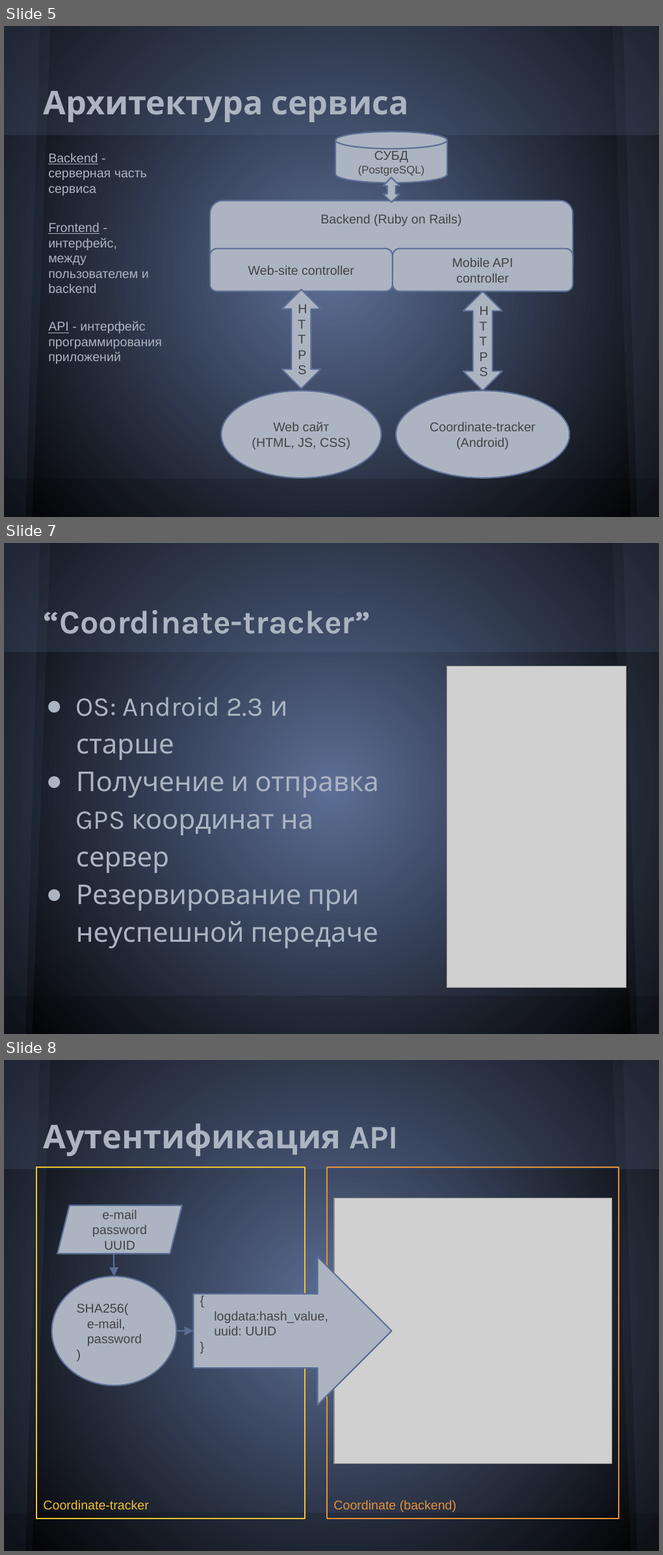
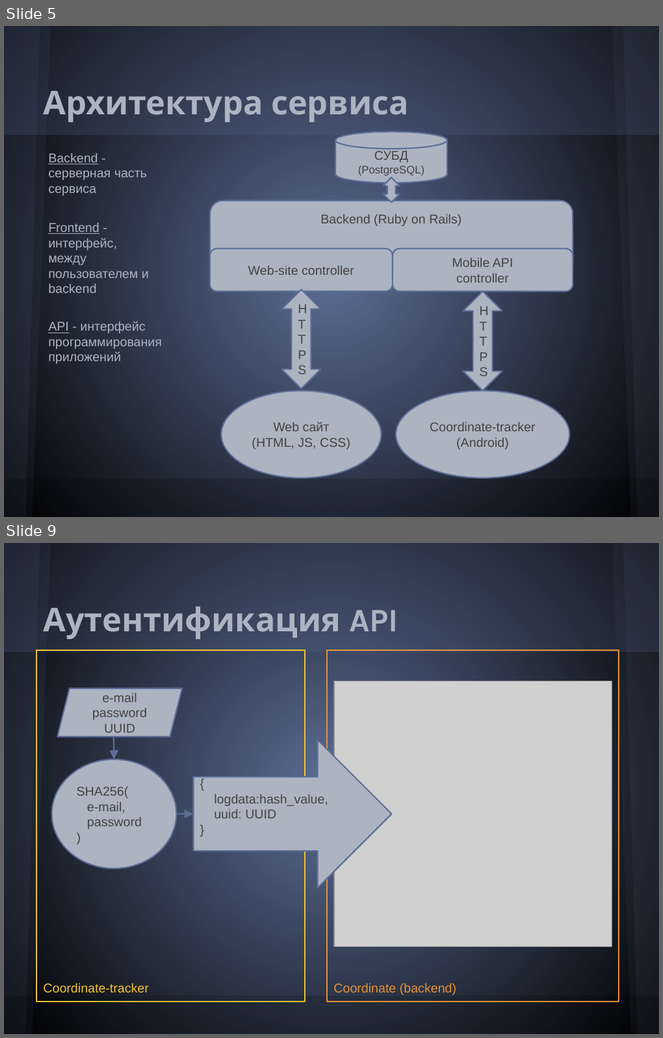
Before and after one commit to Melancholic/Coordinate-reports, a slide deck: Презентация.pptx. Shown one above the other, each under a label of ours: slides 5, 7 and 8 before the commit, slides 5 and 9 after it; the slides between them are not shown. The pictures are 663x1555 and 663x1038 pixels, drawn with LibreOffice and Linux fonts; fonts in the diff are those of the drawing; grey boxes stand for pictures. Boxes give left, top, right and bottom in pixels: in the first picture for what was removed or moved away, otherwise in the second. Text is boxed around its words. In the diff, an @@ line names an element or a change of style, - is before the commit and + after.

```diff
--- a/Презентация.pptx
+++ b/Презентация.pptx
@@ slide 7 removed at box(4, 543, 659, 1034), background gradient #5C6E95 to #000000; not listed: 6 template elements that a slide beside it also shows @@
@@ title removed at box(43, 604, 371, 636) @@
-“Coordinate-tracker”
@@ picture removed at box(447, 667, 627, 988) @@
@@ text removed at box(76, 697, 379, 949) @@
-● OS: Android 2.3 и старше
-● Получение и отправка
-  GPS координат на сервер
-● Резервирование при неуспешной передаче
@@ what was slide 8 is now slide 9 @@
```
Also in this commit, not shown: 2 slides changed, 4 slides added, 5 other slides removed, 4 other files.
